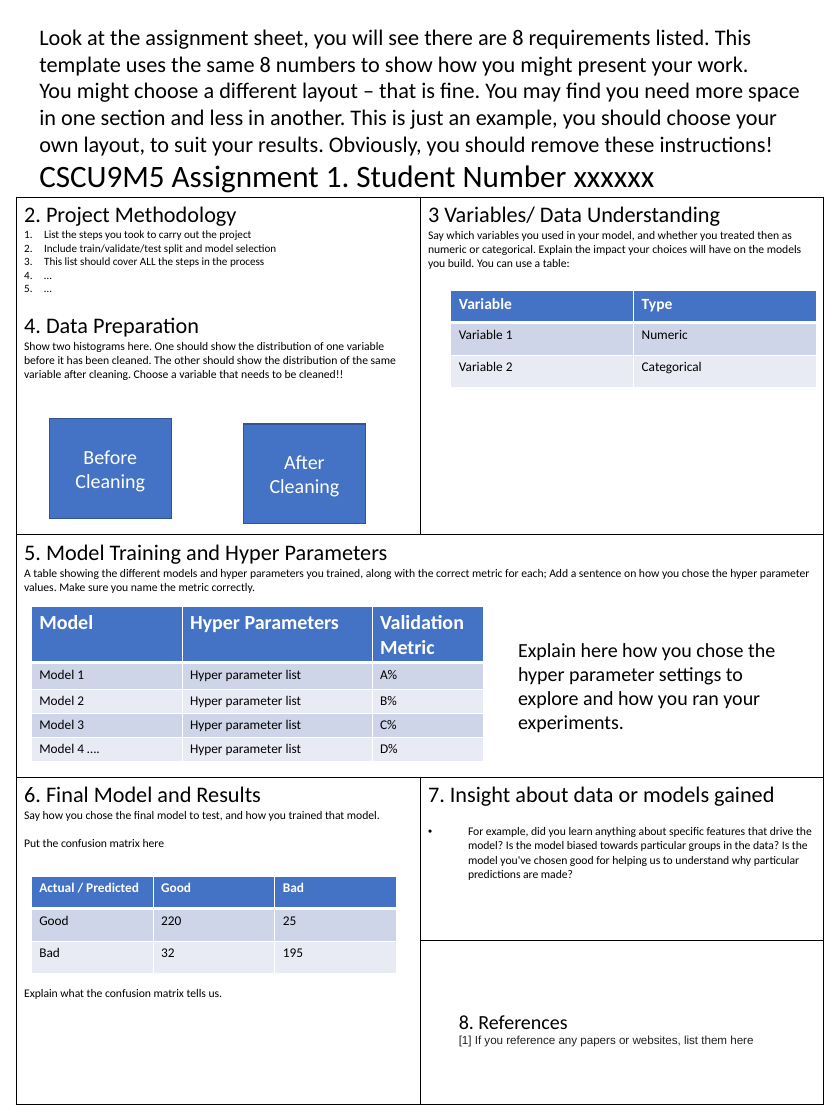
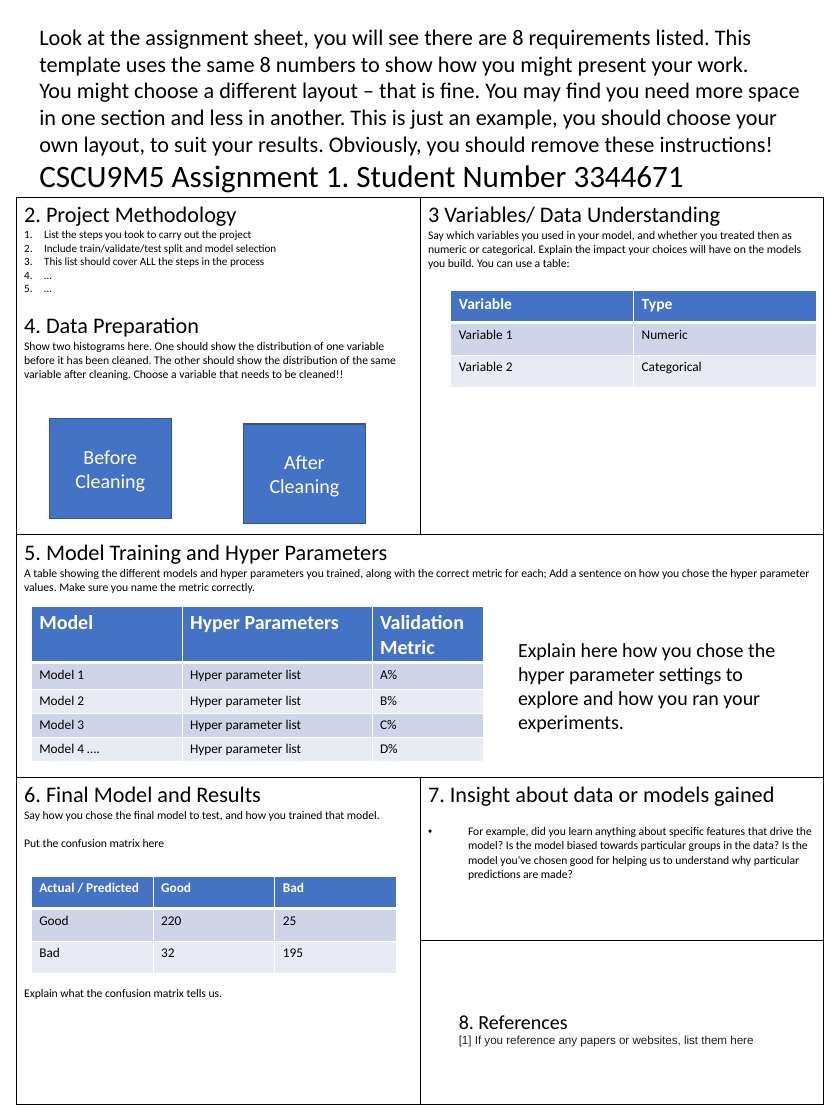
Before and after one commit to muniir28ahmed/M5-Assignment, a slide deck: slide 1 of ExampleAssignmentTemplate.pptx. Drawn at 840x1120 pixels with LibreOffice and Linux fonts; fonts in the diff are those of the drawing. Boxes give left, top, right and bottom in pixels: in the first picture for what was removed or moved away, otherwise in the second. Text is boxed around its words. In the diff, an @@ line names an element or a change of style, - is before the commit and + after.

```diff
--- a/ExampleAssignmentTemplate.pptx
+++ b/ExampleAssignmentTemplate.pptx
@@ text at <box>39,165,684,193</box>: text changed @@
-CSCU9M5 Assignment 1. Student Number xxxxxx
+CSCU9M5 Assignment 1. Student Number 3344671
```
Also in this commit, not shown: 1 other file.
